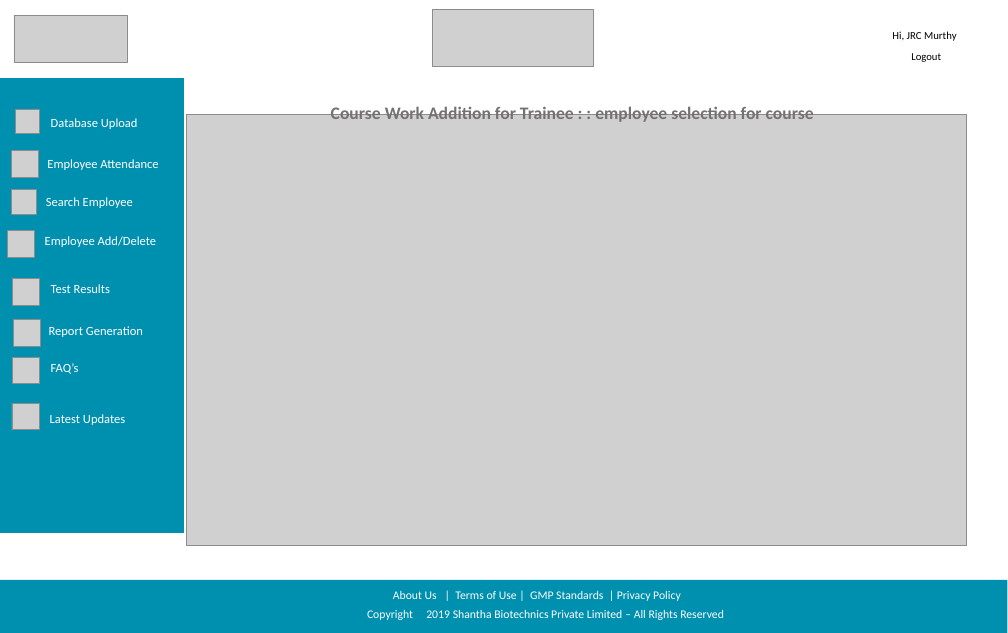
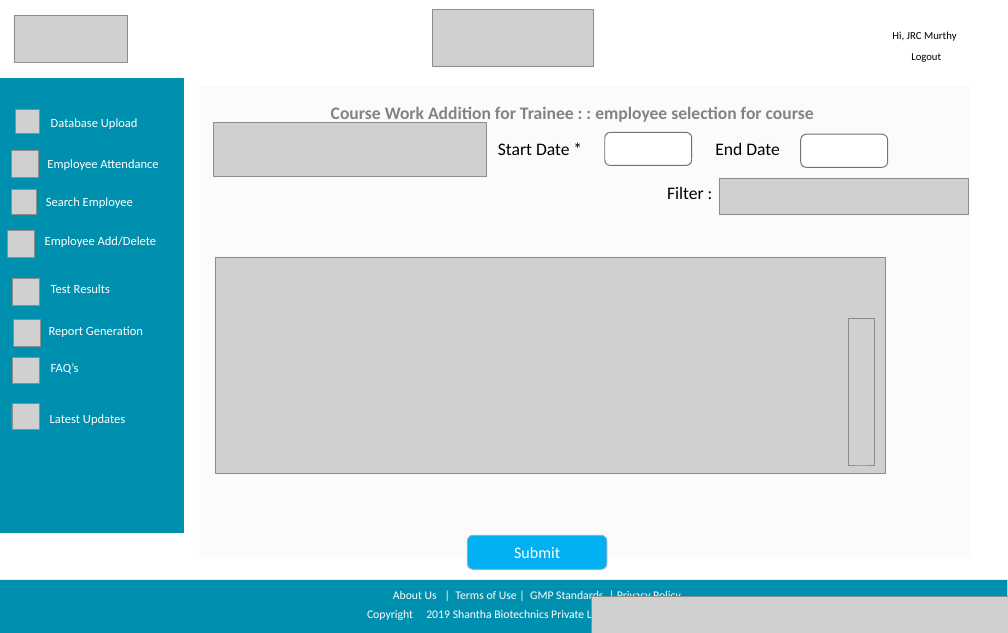
Before and after one commit to sarthakbhutani/Shantha_sih2019, a slide deck: slide 3 of Documentation/Screen Designs/Shanta Sanofi Screen Designs.pptx. Drawn at 1008x633 pixels with LibreOffice and Linux fonts; fonts in the diff are those of the drawing; grey boxes stand for pictures; background and template pictures are left out. Boxes give left, top, right and bottom in pixels: in the first picture for what was removed or moved away, otherwise in the second. Text is boxed around its words. In the diff, an @@ line names an element or a change of style, - is before the commit and + after.

```diff
--- a/Documentation/Screen Designs/Shanta Sanofi Screen Designs.pptx
+++ b/Documentation/Screen Designs/Shanta Sanofi Screen Designs.pptx
@@ text added at (200, 87, 970, 557), 16.5 pt, text #FFFFFF @@
+E`
@@ picture added at (214, 122, 487, 177) @@
@@ text added at (498, 143, 570, 155), 18 pt, text #000000 @@
+Start Date *
@@ rounded rectangle added at (605, 132, 692, 165), fill #FFFFFF, outline #767171 1 pt @@
@@ text added at (715, 142, 780, 155), 18 pt, text #000000 @@
+End Date
@@ rounded rectangle added at (800, 134, 888, 167), fill #FFFFFF, outline #767171 1 pt @@
@@ picture added at (720, 179, 969, 215) @@
@@ text added at (667, 187, 704, 199), 18 pt, text #000000 @@
+Filter :
@@ picture added at (216, 257, 886, 473) @@
@@ picture added at (848, 319, 874, 465) @@
@@ rounded rectangle added at (467, 535, 606, 569), fill #00B0F0, outline #8FAADC 1 pt, 16.5 pt, text #FFFFFF @@
+Submit
@@ picture: place and size @@
-picture at (186, 115, 966, 545)
+picture at (592, 596, 1008, 633)
```
Also in this commit, not shown: 2 other slides changed.
